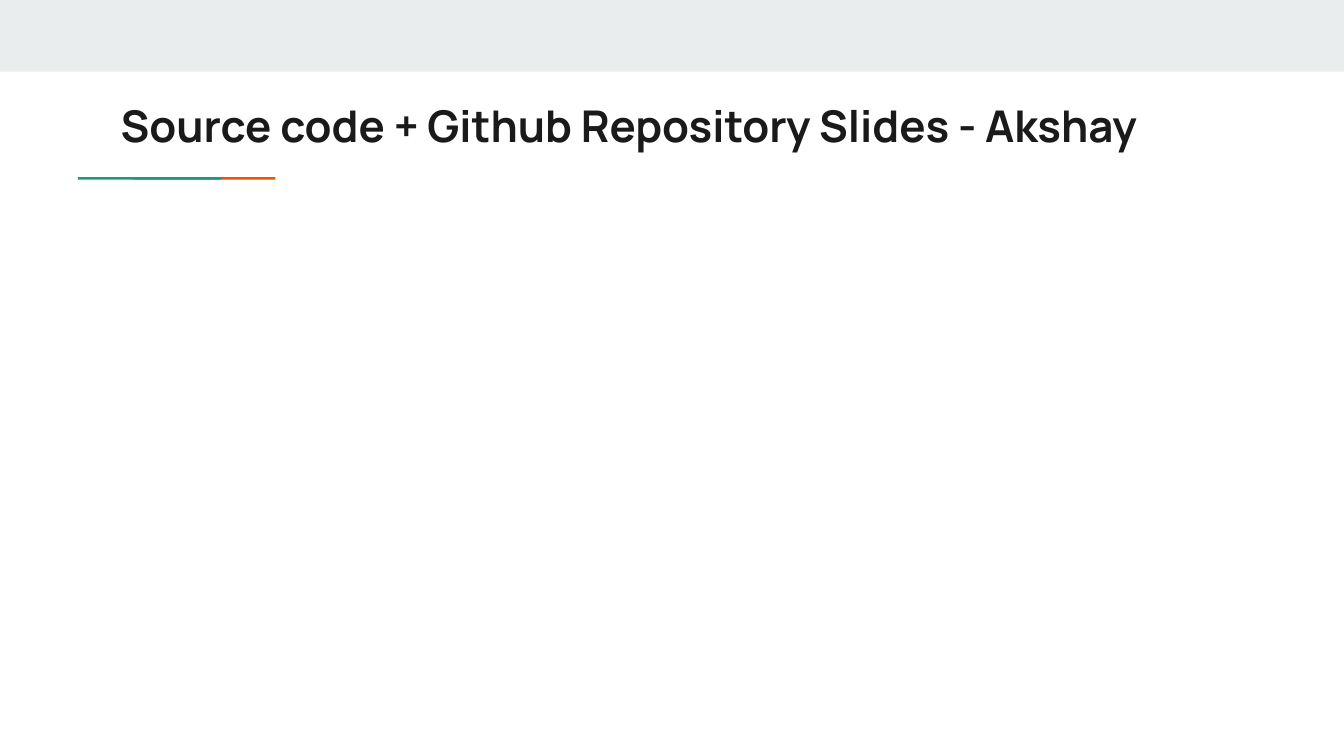
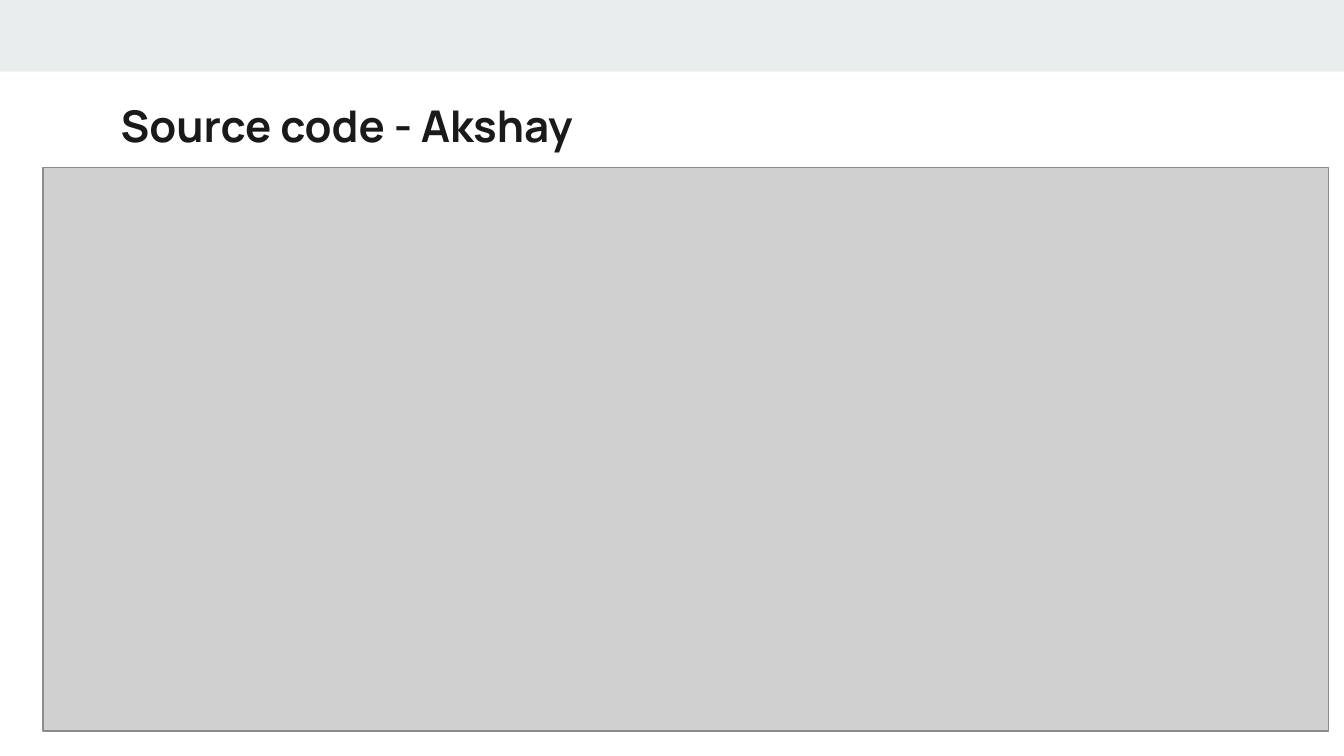
Before and after one commit to NKJ8/quickfeedApp, a slide deck: slide 11 of Documentation/18.QUICK FEED_Final Presentation.pptx. Drawn at 1344x756 pixels with LibreOffice and Linux fonts; fonts in the diff are those of the drawing; grey boxes stand for pictures. Boxes give left, top, right and bottom in pixels: in the first picture for what was removed or moved away, otherwise in the second. Text is boxed around its words. In the diff, an @@ line names an element or a change of style, - is before the commit and + after.

Commit message:
final presentation

```diff
--- a/Documentation/18.QUICK FEED_Final Presentation.pptx
+++ b/Documentation/18.QUICK FEED_Final Presentation.pptx
@@ title at [121,110,573,153]: text changed @@
-Source code + Github Repository Slides - Akshay
+Source code - Akshay
@@ picture added at [43,168,1329,731] @@
@@ rectangle removed at [122,175,177,181] @@
@@ rectangle removed at [176,175,231,181] @@
```
Also in this commit, not shown: 2 other slides changed, 1 slide added, 5 other files.
